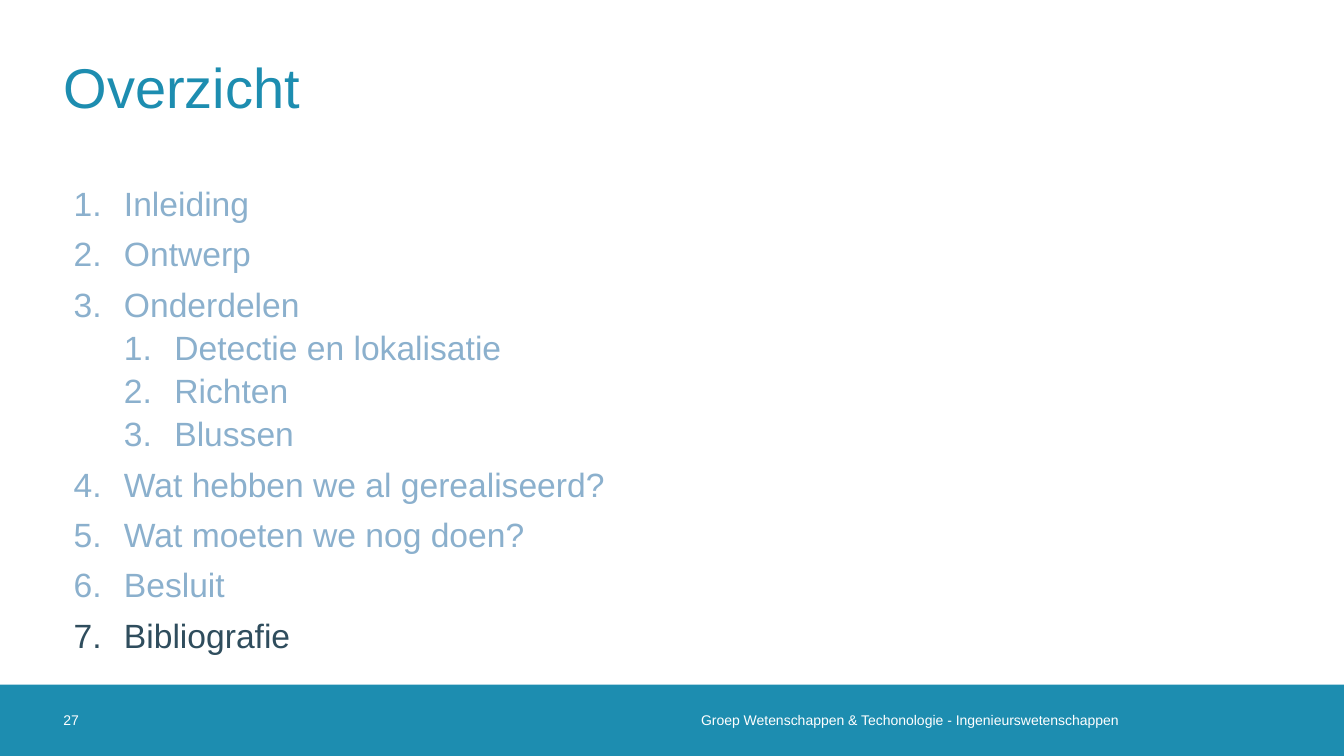
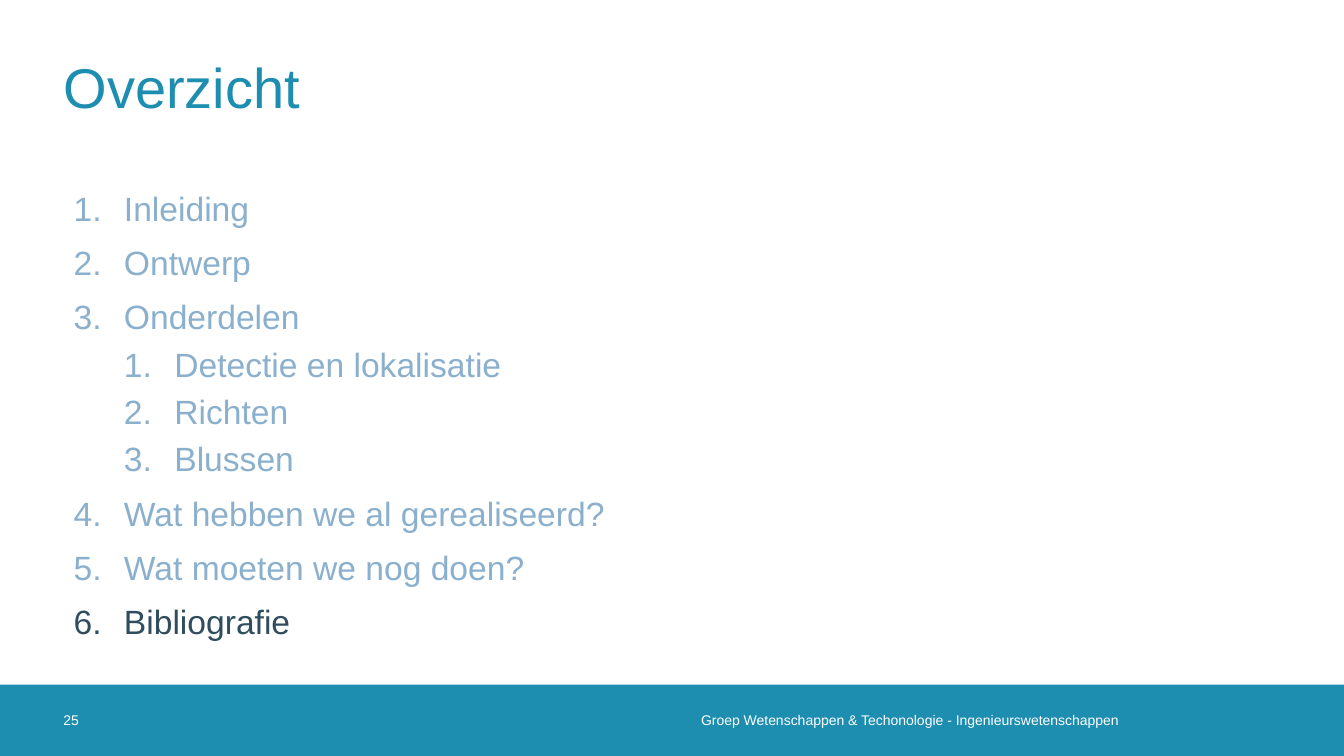
Before and after one commit to 2023-2022-KULAK-IW/2022_2023_Probleemoplossen_en_Ontwerpen_2, a slide deck: slide 25 of Tussentijdse Presentatie .pptx (slide 27 before the commit). Drawn at 1344x756 pixels with LibreOffice and Linux fonts; fonts in the diff are those of the drawing; background and template pictures are left out. Boxes give left, top, right and bottom in pixels: in the first picture for what was removed or moved away, otherwise in the second. Text is boxed around its words. In the diff, an @@ line names an element or a change of style, - is before the commit and + after.

```diff
--- a/Tussentijdse Presentatie .pptx
+++ b/Tussentijdse Presentatie .pptx
@@ text "Inleiding" at bbox=[124, 196, 605, 641]: line spacing 0.9 to 1 @@
@@ text at bbox=[124, 572, 225, 597]: paragraph removed @@
-6. Besluit
@@ page number at bbox=[63, 715, 79, 725]: text changed @@
-27
+25
```
Also in this commit, not shown: 13 other slides changed, 2 slides removed, 5 other files.
